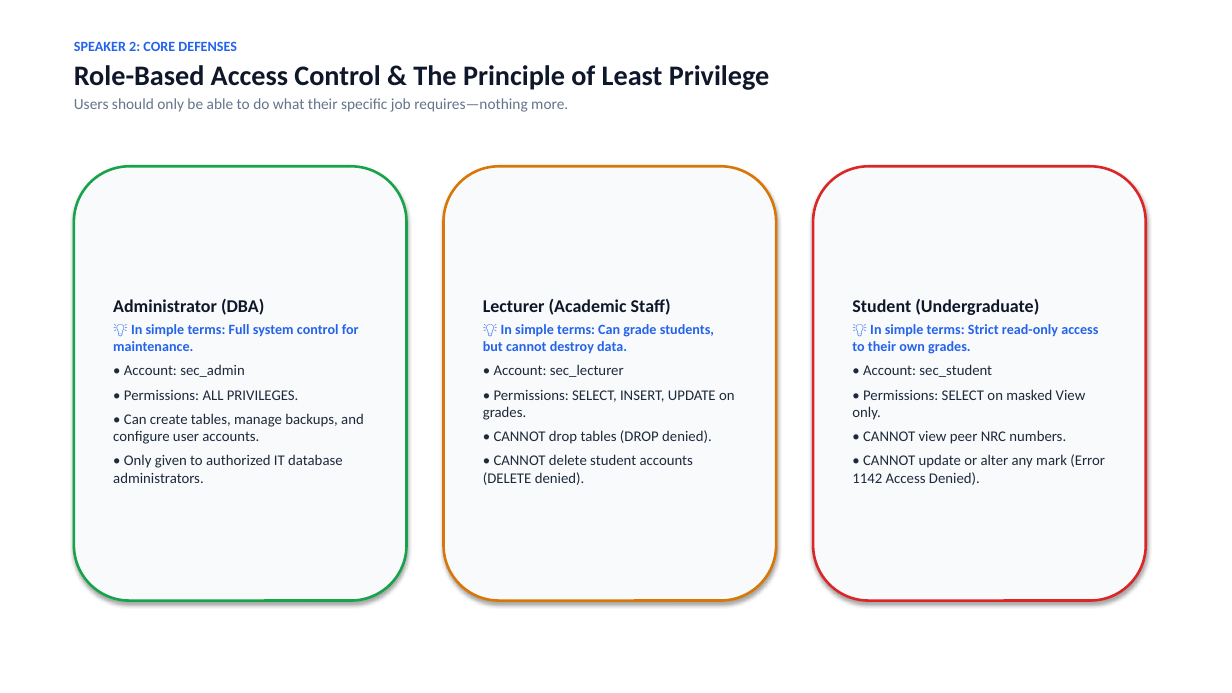
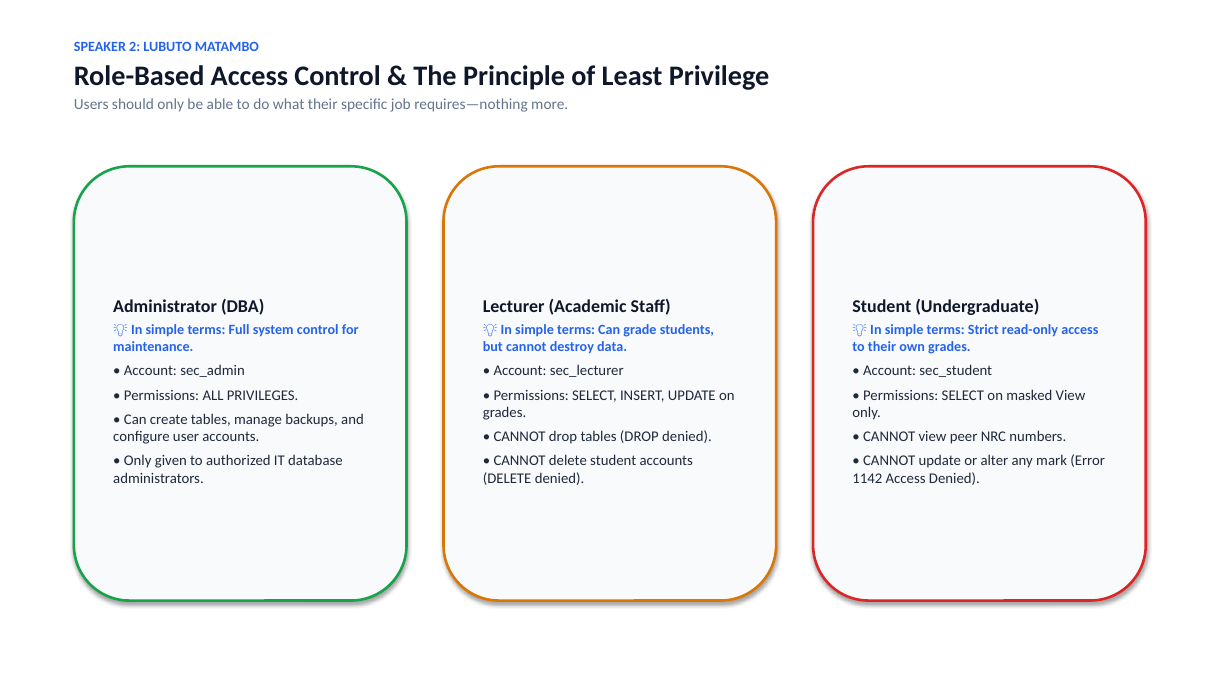
Before and after one commit to comfortpenyengwe-afk/ADA-assignment-for-the-ohns, a slide deck: slide 4 of BIT3360_Database_Security_Presentation.pptx. Drawn at 1232x693 pixels with LibreOffice and Linux fonts; fonts in the diff are those of the drawing. Boxes give left, top, right and bottom in pixels: in the first picture for what was removed or moved away, otherwise in the second. Text is boxed around its words. In the diff, an @@ line names an element or a change of style, - is before the commit and + after.

Commit message:
Update title slide with Comfort Penyengwe, Lubuto Matambo, Lamla Mwanza, and Gideon Namuya

```diff
--- a/BIT3360_Database_Security_Presentation.pptx
+++ b/BIT3360_Database_Security_Presentation.pptx
@@ text at (x1=74, y1=41, x2=259, y2=51): text changed @@
-SPEAKER 2: CORE DEFENSES
+SPEAKER 2: LUBUTO MATAMBO
```
Also in this commit, not shown: 11 other slides changed, 2 other files.
